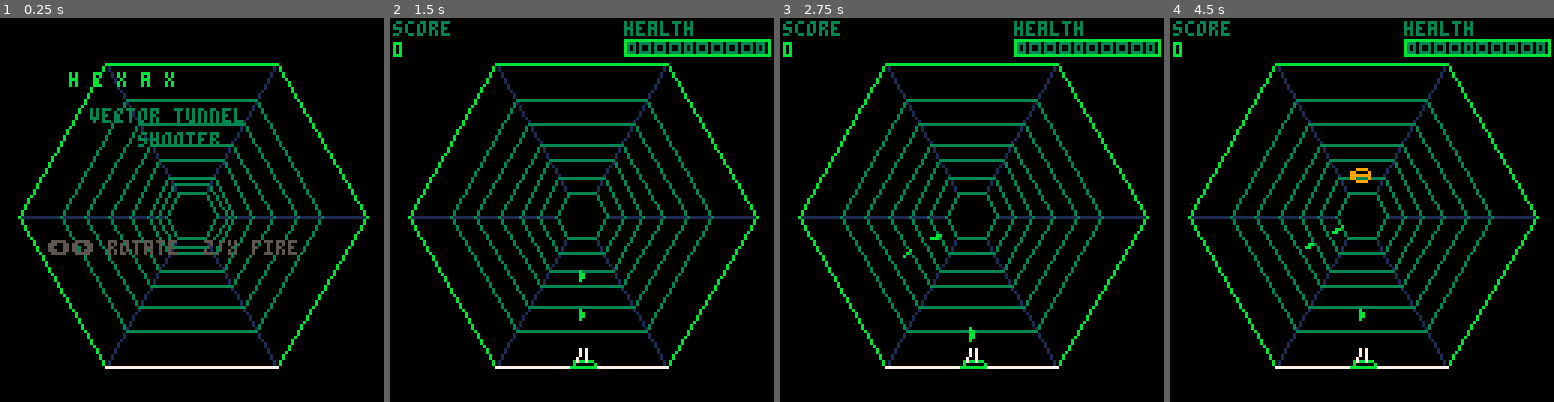
Above: before the commit, frames 1-4 (left to right).
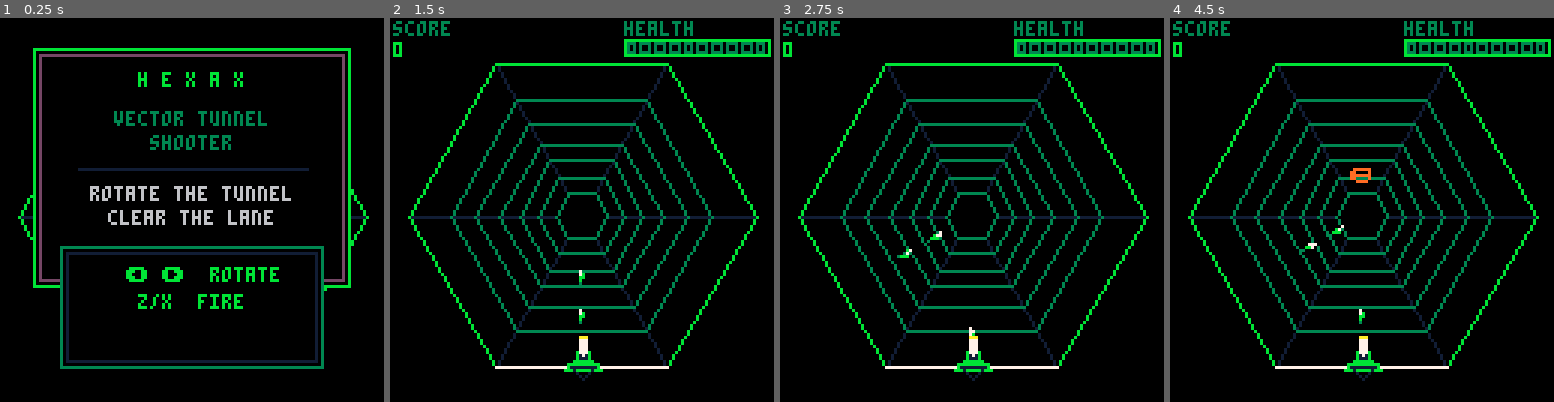
Above: after the commit, the same moments.

Repository: TheMarco/hexax
Game: PICO-8 cartridge hexax.p8
Two runs of this game, one before a commit and one after it. Both use one fixed random seed, a clock stepped at 60 frames per second and the inputs below.
Inputs:
- Up to frame 1 (0.25 s): no input
- Up to frame 2 (1.5 s): tap X (X key) at 0.33, 1.07 s; tap O (Z key) at 0.7 s
- Up to frame 3 (2.75 s): hold Right 1.6-2.1 s; tap O (Z key) at 1.7, 2.1, 2.5 s; tap X (X key) at 1.85 s; hold Right from 2.47 s (still down)
- Up to frame 4 (4.5 s): tap O (Z key) every 0.4 s from 2.9 to 4.1 s; tap X (X key) at 2.97, 4.08 s; release Right at 3.03 s; hold Left 3.08-3.58 s; hold Right from 4.02 s (still down)

The runs differ from the first frame. In frame 1, 18% of the frame differs, in the area x 5-96%, y 7-92%; in frame 2, 1.9%; in frame 3, 1.9%; in frame 4, 2.1%.

Commit message:
Play.fun upgrades.

Diff:
--- a/hexax.p8
+++ b/hexax.p8
@@ -1,14 +1,41 @@
 pico-8 cartridge // http://www.pico-8.com
 version 42
 __lua__
--- hexax: vector tunnel shooter
 
 cx,cy,r0=64,66,58
 nd,nl=6,6
 
+function addscore(n)
+ slo+=n
+ while slo>=10000 do
+  slo-=10000
+  shi+=1
+ end
+end
+
+function getscore()
+ if shi>0 then
+  local s=tostr(slo)
+  while #s<4 do s="0"..s end
+  return tostr(shi)..s
+ end
+ return tostr(slo)
+end
+
+function setpal()
+ poke(0x5f2e,1)
+ pal(1,129,1)  -- deep navy
+ pal(2,131,1)  -- dark teal
+ pal(4,140,1)  -- rich blue
+ pal(5,141,1)  -- dusty purple
+ pal(9,137,1)  -- vivid orange
+ pal(15,135,1) -- pale gold
+end
+
 function _init()
+ setpal()
  wrot,ra=0,0
- score,hp,mult=0,100,1
+ shi,slo,hp,mult=0,0,100,1
  whits,fcd=0,0
  et,bt,elapsed,sbud=0,0,0,0
  over,ttl=false,true
@@ -49,7 +76,7 @@
  for i=1,(n or 10) do
   local a=rnd(1)
   local sp=.5+rnd(1.5)
-  add(exps,{x=x,y=y,dx=cos(a)*sp,dy=sin(a)*sp,t=12+rnd(8),c=c})
+  add(exps,{x=x,y=y,dx=cos(a)*sp,dy=sin(a)*sp,t=12+rnd(8),c=c,ln=.8+rnd(2.2)})
  end
 end
 
@@ -74,18 +101,50 @@
  end
 end
 
+-- rotated ellipse arc
+function darc(ox,oy,rx,ry,rot,c,a1,a2,n)
+ n=n or 6
+ local cr,sr=cos(rot),sin(rot)
+ local lx,ly
+ for i=0,n do
+  local t=a1+(a2-a1)*i/n
+  local x=cos(t)*rx
+  local y=sin(t)*ry
+  local sx=ox+x*cr-y*sr
+  local sy=oy+x*sr+y*cr
+  if lx then line(lx,ly,sx,sy,c) end
+  lx,ly=sx,sy
+ end
+end
+
 -- 3d puck
 function draw_puck(x,y,sz,c,dash)
  local nx,ny,px,py=dirs(x,y)
  local tilt,th=.35,sz*.25
  local rot=atan2(px,py)
  local bx,by=x+nx*th,y+ny*th
- doval(bx,by,sz,sz*tilt,rot,c)
+ if dash then
+  for i=0,5 do
+   if i%2==0 then
+    darc(bx,by,sz,sz*tilt,rot,c,i/6,(i+1)/6,3)
+   end
+  end
+ else
+  doval(bx,by,sz,sz*tilt,rot,c)
+ end
  local fx,fy=x-nx*th,y-ny*th
  line(bx+px*sz,by+py*sz,fx+px*sz,fy+py*sz,c)
  line(bx-px*sz,by-py*sz,fx-px*sz,fy-py*sz,c)
  local oa=atan2(x-cx,y-cy)
- doval(fx,fy,sz,sz*tilt,rot,c,6)
+ if dash then
+  for i=0,2 do
+   if i%2==0 then
+    darc(fx,fy,sz,sz*tilt,rot,c,oa-rot-.25+i/6,oa-rot-.25+(i+1)/6,3)
+   end
+  end
+ else
+  darc(fx,fy,sz,sz*tilt,rot,c,oa-rot-.25,oa-rot+.25,8)
+ end
 end
 
 -- 3d sphere
@@ -94,6 +153,12 @@
  local nx,ny,px,py=dirs(x,y)
  local rot=atan2(px,py)
  doval(x,y,r,r*.3,rot,c,8)
+ doval(x,y,r*.3,r,rot,c,8)
+ local hx,hy=x-px*r*.35-nx*r*.2,y-py*r*.35-ny*r*.2
+ line(hx-px*max(1,r*.12),hy-py*max(1,r*.12),
+      hx+px*max(1,r*.12),hy+py*max(1,r*.12),7)
+ pset(hx,hy,7)
+ line(x+nx*r*.2,y+ny*r*.2,x-nx*r*.45,y-ny*r*.45,c)
 end
 
 ---------- collision ----------
@@ -104,7 +169,7 @@
  if ed<0 then ed=0 end
  local ex,ey=fmp(ed,vf)
 
- if e.tp==2 then
+ if e.tp==2 or e.tp==8 then
   b.alive=false
   e.hf=1
   sfx(3)
@@ -122,21 +187,21 @@
 
  if e.tp==3 then
   e.hp-=1
-  score+=flr(50*db*mult)
+  addscore(flr(50*db*mult))
   boom(ex,ey,12,5)
   if e.hp<=0 then
    e.alive=false
-   score+=flr(150*db*mult)
+   addscore(flr(150*db*mult))
    boom(ex,ey,12)
   end
  elseif e.tp==4 then
   e.alive=false
   boom(ex,ey,10)
-  score+=flr(100*db*mult)
+  addscore(flr(100*db*mult))
   for e2 in all(ens) do
-   if e2.alive and e2.tp~=2 and e2~=e then
+   if e2.alive and e2.tp~=2 and e2.tp~=8 and e2~=e then
     e2.alive=false
-    score+=flr(100*mult)
+    addscore(flr(100*mult))
     local v2=vln(e2.ln)
     local x2,y2=fmp(e2.dp,v2)
     boom(x2,y2,e2.tp==3 and 12 or e2.tp==5 and 14 or e2.tp==6 and 13 or 9,4)
@@ -152,7 +217,7 @@
   sfx(4)
  else
   e.alive=false
-  score+=flr(100*db*mult)
+  addscore(flr(100*db*mult))
   local cc=e.tp==6 and 13 or e.tp==7 and 11 or 9
   boom(ex,ey,cc)
  end
@@ -172,6 +237,11 @@
     do_hit(b,e)
     goto nb
    end
+   if e.alive and e.tp==8 and b.dp==e.dp and
+      (b.ln==e.ln or b.ln==(e.ln+1)%nl) then
+    do_hit(b,e)
+    goto nb
+   end
   end
   for e in all(ens) do
    if e.alive and e.tp~=2 and b.ln==e.ln and b.dp==e.dp then
@@ -195,15 +265,17 @@
  local defs={
   {1,55,0},{2,14,20},{3,11,15},
   {4,9,100},{5,2,100},
-  {6,10,15},{7,16,70}
+  {6,10,15},{7,16,70},{8,9,70}
  }
  local nw=0
  for e in all(ens) do
-  if e.tp==2 then nw+=1 end
+  if e.tp==2 or e.tp==8 then nw+=1 end
  end
  local mw=min(1+flr(s/35),4)
  for d in all(defs) do
-  if s>=d[3] and not(d[1]==2 and nw>=mw) and not(d[1]==5 and hp>=80) then
+  if s>=d[3] and
+     not((d[1]==2 or d[1]==8) and nw>=mw) and
+     not(d[1]==5 and hp>=80) then
    add(pool,{d[1],d[2]})
    tw+=d[2]
   end
@@ -278,10 +350,10 @@
    sbud-=si
    spawn_ent()
   end
-  for e in all(ens) do
-   if e.alive then
-    e.pd=e.dp
-    e.dp-=1
+ for e in all(ens) do
+  if e.alive then
+   e.pd=e.dp
+   e.dp-=1
     if e.tp==7 then
      e.stk+=1
      if e.stk>=2 then
@@ -297,7 +369,10 @@
    if e.alive and e.dp<0 then
     e.alive=false
     local onp=vln(e.ln)==0
-    if e.tp==2 then
+    if e.tp==8 then
+     onp=onp or vln((e.ln+1)%nl)==0
+    end
+    if e.tp==2 or e.tp==8 then
      if onp then
       whits+=1
       if whits>=3 then
@@ -427,57 +502,149 @@
   local dx,dy=cx-mx,cy-my
   local l=sqrt(dx*dx+dy*dy)
   if l>0 then dx,dy=dx/l*h,dy/l*h end
+  -- front face
   line(v1x,v1y,v2x,v2y,c)
   line(v2x,v2y,v2x+dx,v2y+dy,c)
   line(v2x+dx,v2y+dy,v1x+dx,v1y+dy,c)
   line(v1x+dx,v1y+dy,v1x,v1y,c)
+  -- back face (depth thickness)
+  local bd=min(nd,ed+.15)
+  local b1x,b1y=vtx(bd,vf)
+  local b2x,b2y=vtx(bd,(vf+1)%nl)
+  local bh=max(2,flr(6*scl(bd)))
+  local bmx,bmy=(b1x+b2x)/2,(b1y+b2y)/2
+  local bx,by=cx-bmx,cy-bmy
+  local bl=sqrt(bx*bx+by*by)
+  if bl>0 then bx,by=bx/bl*bh,by/bl*bh end
+  -- depth connecting lines + back top edge
+  line(v1x+dx,v1y+dy,b1x+bx,b1y+by,c)
+  line(v2x+dx,v2y+dy,b2x+bx,b2y+by,c)
+  line(b1x+bx,b1y+by,b2x+bx,b2y+by,c)
+
+ elseif e.tp==8 then
+  local c=11
+  if e.hf and e.hf>.3 then c=7 end
+  local bc=c==7 and 5 or 1
+  local v1x,v1y=vtx(ed,vf)
+  local vmx,vmy=vtx(ed,(vf+1)%nl)
+  local v3x,v3y=vtx(ed,(vf+2)%nl)
+  local mx,my=(v1x+v3x)/2,(v1y+v3y)/2
+  local dx,dy=cx-mx,cy-my
+  local l=sqrt(dx*dx+dy*dy)
+  local h=max(2,flr(7*s))
+  if l>0 then dx,dy=dx/l*h,dy/l*h end
+  local i1x,i1y=v1x+dx,v1y+dy
+  local imx,imy=vmx+dx,vmy+dy
+  local i3x,i3y=v3x+dx,v3y+dy
+  line(v1x,v1y,vmx,vmy,c)
+  line(vmx,vmy,v3x,v3y,c)
+  line(imx,imy,i1x,i1y,c)
+  line(i3x,i3y,imx,imy,c)
+  line(v1x,v1y,i1x,i1y,c)
+  line(v3x,v3y,i3x,i3y,c)
+  local bd=min(nd,ed+.15)
+  local b1x,b1y=vtx(bd,vf)
+  local bmx,bmy=vtx(bd,(vf+1)%nl)
+  local b3x,b3y=vtx(bd,(vf+2)%nl)
+  local cmx,cmy=(b1x+b3x)/2,(b1y+b3y)/2
+  local bx,by=cx-cmx,cy-cmy
+  local bl=sqrt(bx*bx+by*by)
+  local bh=max(2,flr(7*scl(bd)))
+  if bl>0 then bx,by=bx/bl*bh,by/bl*bh end
+  local bi1x,bi1y=b1x+bx,b1y+by
+  local bimx,bimy=bmx+bx,bmy+by
+  local bi3x,bi3y=b3x+bx,b3y+by
+  line(i1x,i1y,b1x+bx,b1y+by,c)
+  line(i3x,i3y,b3x+bx,b3y+by,c)
+  line(bi1x,bi1y,bimx,bimy,bc)
+  line(bimx,bimy,bi3x,bi3y,bc)
 
  elseif e.tp==3 then
-  local c=e.hp==2 and 12 or 6
+  local c=e.hp==2 and 12 or 4
   local nx,ny,px,py=dirs(ex,ey)
-  local br=max(2,flr(sz*.4))
+  local br=max(2,flr(sz*.34))
   if e.hp==2 then
-   local sp=sz*.55
+   local sp=max(br+1,sz*.78)
    local lx,ly=ex+px*sp,ey+py*sp
    local rx,ry=ex-px*sp,ey-py*sp
    draw_sph(lx,ly,br,c)
    draw_sph(rx,ry,br,c)
-   line(lx+px*br,ly+py*br,rx-px*br,ry-py*br,c)
+   local gap=max(1,br*.55)
+   local cy1=ly-ny*gap
+   local cy2=ly+ny*gap
+   line(lx+px*br,cy1,rx-px*br,ry-ny*gap,c)
+   line(lx+px*br,cy2,rx-px*br,ry+ny*gap,c)
+   line(lx+px*(br*.55),ly+py*(br*.55),
+        lx+px*(br*.95),ly+py*(br*.95),7)
+   line(rx-px*(br*.55),ry-py*(br*.55),
+        rx-px*(br*.95),ry-py*(br*.95),7)
   else
    draw_sph(ex,ey,br,c)
    local slen=br+max(2,sz*.2)
    line(ex+px*br,ey+py*br,ex+px*slen,ey+py*slen,c)
+   line(ex+px*br+ny,ey+py*br-nx,
+        ex+px*slen+ny,ey+py*slen-nx,c)
+   circ(ex,ey,max(1,flr(br*.25)),7)
   end
 
  elseif e.tp==4 then
   local r=max(2,flr(sz*.45))
   draw_sph(ex,ey,r,10)
+  circ(ex,ey,max(1,flr(r*.35)),15)
   for i=0,7 do
    local a=i/8
-   line(ex+cos(a)*r,ey+sin(a)*r,ex+cos(a)*(r*1.6),ey+sin(a)*(r*1.6),10)
+   local sc=i%2==0 and 15 or 10
+   line(ex+cos(a)*r,ey+sin(a)*r,ex+cos(a)*(r*1.75),ey+sin(a)*(r*1.75),sc)
   end
 
  elseif e.tp==5 then
-  local r=sz*.5
-  local np=12
+  local nx,ny,px,py=dirs(ex,ey)
+  local r=sz*.55
+  local tilt=.35
+  local th=sz*.18
+  local np=14
   local pts={}
   for i=0,np-1 do
    local t=i/np
    local u=sin(t)
    u=u*u*u
    local v=(13*cos(t)-5*cos(t*2)-2*cos(t*3)-cos(t*4))/16
-   add(pts,{x=ex+u*r,y=ey+v*r*.5})
-  end
+   add(pts,{u=u*r,v=v*r*tilt})
+  end
+  -- back face
+  local bx,by=ex+nx*th,ey+ny*th
   for i=1,np do
    local a=pts[i]
    local b=pts[i%np+1]
-   line(a.x,a.y,b.x,b.y,14)
+   line(bx+px*a.u+nx*a.v,by+py*a.u+ny*a.v,
+        bx+px*b.u+nx*b.v,by+py*b.u+ny*b.v,14)
+  end
+  -- depth lines at key points
+  local fx,fy=ex-nx*th,ey-ny*th
+  for _,idx in pairs({1,4,8,11}) do
+   local p=pts[idx]
+   line(bx+px*p.u+nx*p.v,by+py*p.u+ny*p.v,
+        fx+px*p.u+nx*p.v,fy+py*p.u+ny*p.v,14)
+  end
+  -- front partial arcs
+  for _,pair in pairs({{1,4},{8,11}}) do
+   local a=pts[pair[1]]
+   local b=pts[pair[2]]
+   line(fx+px*a.u+nx*a.v,fy+py*a.u+ny*a.v,
+        fx+px*b.u+nx*b.v,fy+py*b.u+ny*b.v,14)
   end
 
  elseif e.tp==6 then
   local c=13
   if e.hf and e.hf>.3 then c=7 end
-  draw_puck(ex,ey,sz,c)
+  local nx,ny,px,py=dirs(ex,ey)
+  if e.dp>2 then
+   draw_puck(ex,ey,sz,c,true)
+   darc(ex+nx,ey+ny,sz*1.25,sz*.45,atan2(px,py),7,.08,.42,4)
+   darc(ex+nx,ey+ny,sz*1.25,sz*.45,atan2(px,py),7,.58,.92,4)
+  else
+   draw_puck(ex,ey,sz,c)
+  end
 
  elseif e.tp==7 then
   local r=max(2,flr(sz*.4))
@@ -487,13 +654,17 @@
   local adx,ady=ax-ex,ay-ey
   local al=max(1,sqrt(adx*adx+ady*ady))
   adx,ady=adx/al,ady/al
-  local ar=sz*.8
-  line(ex+adx*r,ey+ady*r,ex+adx*ar,ey+ady*ar,11)
-  local hs=max(1,sz*.2)
+  local ar=max(r+2,sz*1.15)
+  local sx,sy=ex+adx*(r*.45),ey+ady*(r*.45)
   local tx,ty=ex+adx*ar,ey+ady*ar
-  local hx,hy=tx-adx*hs,ty-ady*hs
-  line(tx,ty,hx+ady*hs,hy-adx*hs,11)
-  line(tx,ty,hx-ady*hs,hy+adx*hs,11)
+  local ox,oy=-ady,adx
+  local off=max(.75,r*.18)
+  line(sx+ox*off,sy+oy*off,tx+ox*off,ty+oy*off,11)
+  line(sx-ox*off,sy-oy*off,tx-ox*off,ty-oy*off,11)
+  local hs=max(1.5,sz*.38)
+  line(tx,ty,tx-adx*hs+ox*hs,ty-ady*hs+oy*hs,7)
+  line(tx,ty,tx-adx*hs-ox*hs,ty-ady*hs-oy*hs,7)
+  pset(tx,ty,7)
  end
 end
 
@@ -509,54 +680,50 @@
  local fl=max(1,sqrt(fx*fx+fy*fy))
  fx,fy=fx/fl,fy/fl
  local px,py=-fy,fx
- -- diamond shape
- local ns=sz*1.5
- line(bx+fx*ns,by+fy*ns,bx+px*sz*.4,by+py*sz*.4,11)
- line(bx+fx*ns,by+fy*ns,bx-px*sz*.4,by-py*sz*.4,11)
- line(bx-fx*ns,by-fy*ns,bx+px*sz*.4,by+py*sz*.4,11)
- line(bx-fx*ns,by-fy*ns,bx-px*sz*.4,by-py*sz*.4,11)
+ local tl=max(1.5,sz*2.8)
+ line(bx-fx*tl,by-fy*tl,bx,by,3)
+ line(bx-fx*(tl*.65),by-fy*(tl*.65),
+      bx+px*sz*.35,by+py*sz*.35,11)
+ line(bx-fx*(tl*.65),by-fy*(tl*.65),
+      bx-px*sz*.35,by-py*sz*.35,11)
+ local ns=sz*1.6
+ line(bx+fx*ns,by+fy*ns,bx+px*sz*.45,by+py*sz*.45,7)
+ line(bx+fx*ns,by+fy*ns,bx-px*sz*.45,by-py*sz*.45,7)
+ line(bx,by,bx+px*sz*.6,by+py*sz*.6,11)
+ line(bx,by,bx-px*sz*.6,by-py*sz*.6,11)
+ pset(bx,by,7)
 end
 
 function draw_ship()
  if over then return end
  local x1,y1=vtx(0,0)
  local x2,y2=vtx(0,1)
- local mx,my=(x1+x2)/2,(y1+y2)/2
- local ex,ey=x2-x1,y2-y1
- local el=sqrt(ex*ex+ey*ey)
- if el==0 then return end
- local px,py=ex/el,ey/el
- local nx,ny=-py,px
- if nx*(cx-mx)+ny*(cy-my)<0 then
-  nx,ny=-nx,-ny
- end
- -- base
- local bw,bd=4,2
- line(mx-px*bw,my-py*bw,mx+px*bw,my+py*bw,11)
- line(mx-px*bw,my-py*bw,mx-px*3+nx*bd,my-py*3+ny*bd,11)
- line(mx+px*bw,my+py*bw,mx+px*3+nx*bd,my+py*3+ny*bd,11)
- line(mx-px*3+nx*bd,my-py*3+ny*bd,mx+px*3+nx*bd,my+py*3+ny*bd,11)
- -- barrel
- local bb=mx+nx*bd
- local bby=my+ny*bd
- local brl=4
- line(bb-px*1.2,bby-py*1.2,bb-px*1+nx*brl,bby-py*1+ny*brl,7)
- line(bb+px*1.2,bby+py*1.2,bb+px*1+nx*brl,bby+py*1+ny*brl,7)
- -- muzzle
+ local mx=flr((x1+x2)/2+.5)
+ local my=flr((y1+y2)/2+.5)
+ rectfill(mx-5,my-1,mx+5,my+1,1)
+ rect(mx-5,my-1,mx+5,my+1,11)
+ line(mx-6,my+1,mx-2,my-3,11)
+ line(mx+6,my+1,mx+2,my-3,11)
+ line(mx-3,my+1,mx,my+4,1)
+ line(mx+3,my+1,mx,my+4,1)
+ rectfill(mx-2,my-5,mx+2,my-2,1)
+ rect(mx-2,my-5,mx+2,my-2,11)
+ rectfill(mx-1,my-10,mx+1,my-5,7)
+ line(mx-1,my-10,mx+1,my-10,10)
+ pset(mx,my-4,7)
  if fcd>1 then
-  local tx=bb+nx*(brl+1)
-  local ty=bby+ny*(brl+1)
+  line(mx,my-10,mx,my-14,10)
   for i=0,2 do
-   local a=i/3+rnd(.1)
-   local rl=2+rnd(2)
-   line(tx,ty,tx+cos(a)*rl,ty+sin(a)*rl,11)
+   local a=rnd(1)
+   local rl=3+rnd(2)
+   line(mx,my-11,mx+cos(a)*rl,my-11+sin(a)*rl,i==0 and 7 or 10)
   end
  end
 end
 
 function draw_hud()
  print("score",1,1,3)
- print(score,1,8,11)
+ print(getscore(),1,8,11)
  if mult>1 then
   print("x"..sub(tostr(flr(mult*10)/10),1,3),30,8,10)
  end
@@ -585,24 +752,63 @@
  end
 end
 
+function ctrprint(s,y,c)
+ print(s,64-flr(#s*2),y,c)
+end
+
+function drawpanel(x1,y1,x2,y2,oc,ic)
+ rectfill(x1,y1,x2,y2,0)
+ rect(x1,y1,x2,y2,oc)
+ rect(x1+2,y1+2,x2-2,y2-2,ic)
+end
+
+function draw_title_screen()
+ draw_tunnel()
+ local spin=elapsed*.035
+ local hr=16+sin(elapsed*.9)*2
+ for i=0,5 do
+  local a1=i/6+spin
+  local a2=(i+1)/6+spin
+  line(cx+cos(a1)*hr,cy-6+sin(a1)*hr,
+       cx+cos(a2)*hr,cy-6+sin(a2)*hr,3)
+ end
+
+ drawpanel(11,10,116,89,11,5)
+ ctrprint("h e x a x",18,11)
+ ctrprint("vector tunnel",31,3)
+ ctrprint("shooter",39,3)
+
+ line(26,50,102,50,1)
+ ctrprint("rotate the tunnel",56,6)
+ ctrprint("clear the lane",64,6)
+
+ drawpanel(20,76,107,116,3,1)
+ ctrprint("\139 \145  rotate",83,11)
+ ctrprint("z/x  fire",92,11)
+ if sin(elapsed*2)>.05 then
+  ctrprint("press z or x",106,10)
+ end
+end
+
+function draw_game_over_screen()
+ drawpanel(14,18,113,76,8,2)
+ ctrprint("game over",27,8)
+ line(28,37,99,37,2)
+ ctrprint("final score",43,3)
+ ctrprint(getscore(),53,11)
+ if sin(elapsed*2)>.05 then
+  drawpanel(24,84,103,102,3,1)
+  ctrprint("press z or x",90,11)
+  ctrprint("to try again",96,6)
+ end
+end
+
 function _draw()
+ setpal()
  cls(0)
 
  if ttl then
-  draw_tunnel()
-  local tr=12+sin(elapsed*.3)*3
-  for i=0,5 do
-   local a1=i/6+elapsed*.05
-   local a2=(i+1)/6+elapsed*.05
-   line(cx+cos(a1)*tr,cy+sin(a1)*tr,cx+cos(a2)*tr,cy+sin(a2)*tr,3)
-  end
-  print("h e x a x",23,18,11)
-  print("vector tunnel",30,30,3)
-  print("  shooter",38,38,3)
-  if sin(elapsed*2)>.0 then
-   print("press z or x",30,60,11)
-  end
-  print("\139\145 rotate  z/x fire",16,74,5)
+  draw_title_screen()
   return
  end
 
@@ -623,10 +829,20 @@
 
  for p in all(exps) do
   local c=p.c
+  local hc=p.t>8 and 7 or c
   if p.t<5 then c=5 end
   local tl=sqrt(p.dx*p.dx+p.dy*p.dy)
   if p.t>6 and tl>.3 then
-   line(p.x,p.y,p.x-p.dx*3,p.y-p.dy*3,c)
+   local ln=2+(p.ln or 1.5)
+   line(p.x,p.y,p.x-p.dx*ln,p.y-p.dy*ln,c)
+  end
+  if p.t>8 then
+   local sx=sgn(p.dx)
+   local sy=sgn(p.dy)
+   line(p.x-sx,p.y,p.x+sx,p.y,hc)
+   line(p.x,p.y-sy,p.x,p.y+sy,c)
+  elseif p.t>4 then
+   pset(p.x-sgn(p.dx),p.y-sgn(p.dy),hc)
   end
   pset(p.x,p.y,c)
  end
@@ -634,14 +850,7 @@
  draw_hud()
 
  if over then
-  rectfill(16,20,112,60,0)
-  rect(16,20,112,60,8)
-  rect(18,22,110,58,2)
-  print("game over",38,26,8)
-  print("score "..score,38,36,11)
-  if sin(elapsed*2)>.0 then
-   print("press z or x",30,52,11)
-  end
+  draw_game_over_screen()
  end
 end
 
Not shown, changed: the sound effects (__sfx__) section of hexax.p8
Not shown, changed: game.html
Not shown, added: src/game/playfun.js
Not shown, changed: src/game/scenes/GameScene.js
Not shown, changed: src/main.js
